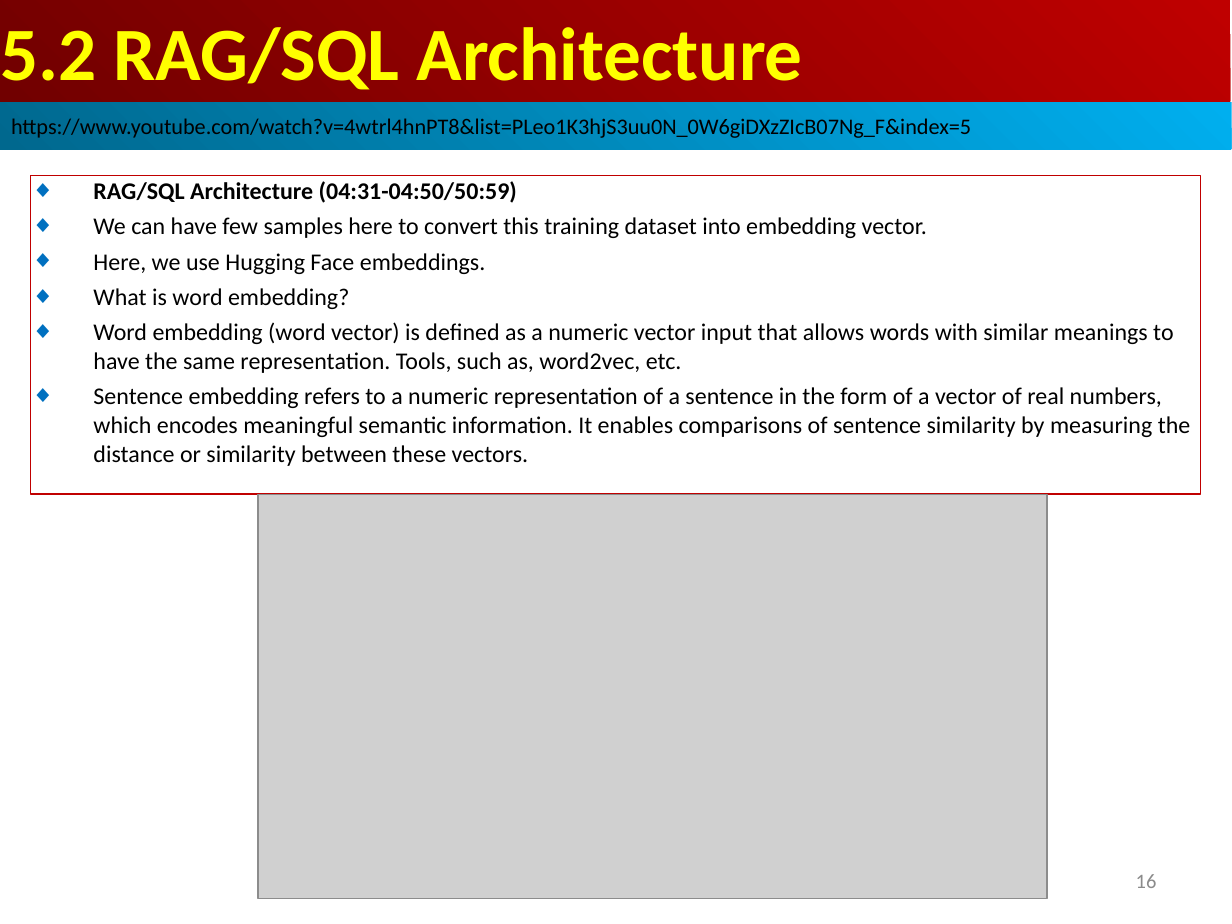
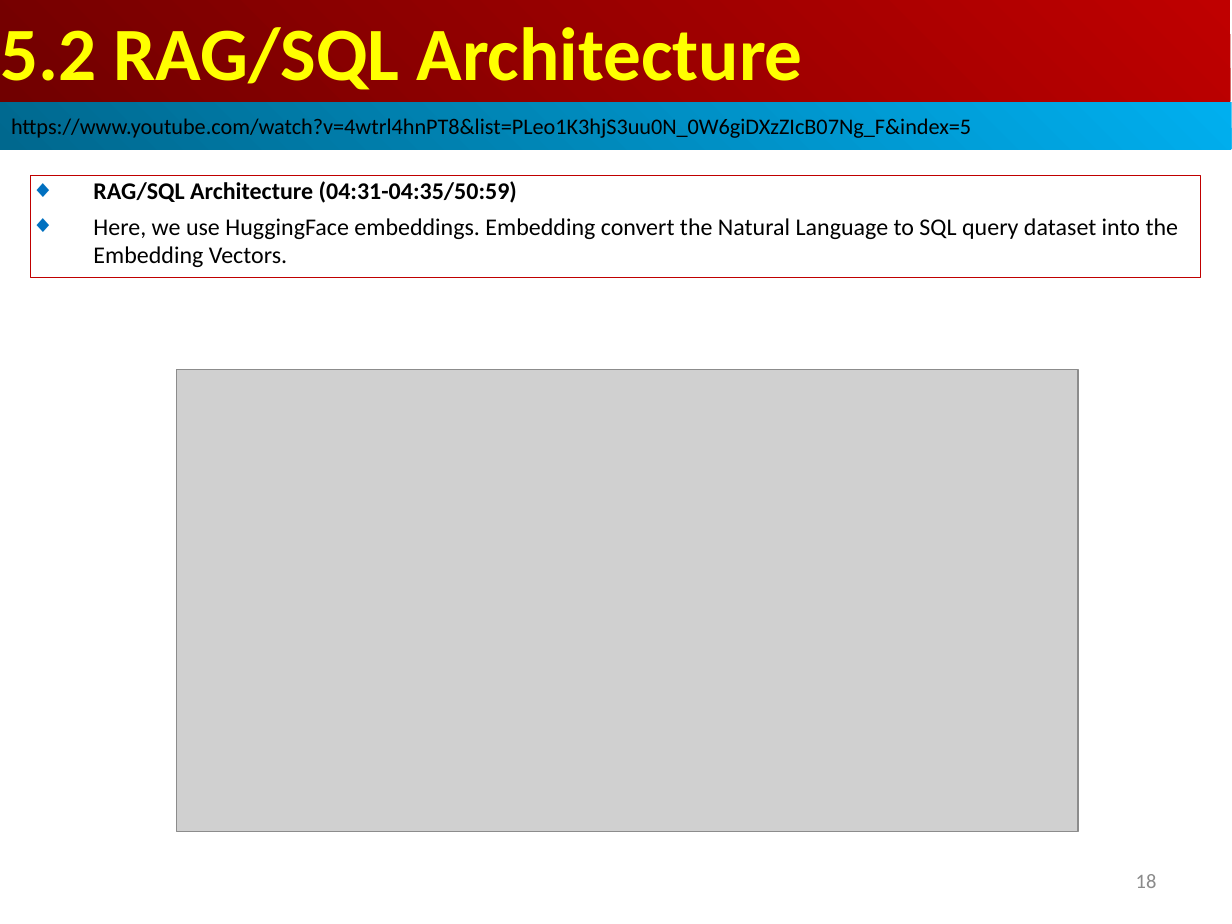
Before and after one commit to peterhchen/AIU_CS515_LLM, a slide deck: slide 18 of 810_LangChain_CB/005_RAG_SQL_App/001_Video/05.00_03_RAG_SQL.ppt (slide 16 before the commit). Drawn at 1232x924 pixels with LibreOffice and Linux fonts; fonts in the diff are those of the drawing; grey boxes stand for pictures. Boxes give left, top, right and bottom in pixels: in the first picture for what was removed or moved away, otherwise in the second. Text is boxed around its words. In the diff, an @@ line names an element or a change of style, - is before the commit and + after.

```diff
--- a/810_LangChain_CB/005_RAG_SQL_App/001_Video/05.00_03_RAG_SQL.ppt
+++ b/810_LangChain_CB/005_RAG_SQL_App/001_Video/05.00_03_RAG_SQL.ppt
@@ rectangle removed at bbox=[31, 175, 1201, 494] @@
-◆ RAG/SQL Architecture (04:31-04:50/50:59)
-◆ We can have few samples here to convert this training dataset into embedding vector.
-◆ Here, we use Hugging Face embeddings.
-◆ What is word embedding?
-◆ Word embedding (word vector) is defined as a numeric vector input that allows words with similar meanings to have the same representation. Tools, such as, word2vec, etc.
-◆ Sentence embedding refers to a numeric representation of a sentence in the form of a vector of real numbers, which encodes meaningful semantic information. It enables comparisons of sentence similarity by measuring the distance or similarity between these vectors.
@@ rectangle added at bbox=[31, 175, 1201, 277], outline #C00000 0.74 pt, 14 pt, text #000000 @@
+◆ RAG/SQL Architecture (04:31-04:35/50:59)
+◆ Here, we use HuggingFace embeddings. Embedding convert the Natural Language to SQL query dataset into the Embedding Vectors.
@@ picture: place and size @@
-picture at bbox=[257, 494, 1046, 898]
+picture at bbox=[176, 370, 1078, 832]
@@ page number at bbox=[1136, 874, 1157, 888]: text changed @@
-16
+18
```
Also in this commit, not shown: 9 other slides changed, 5 slides added.
